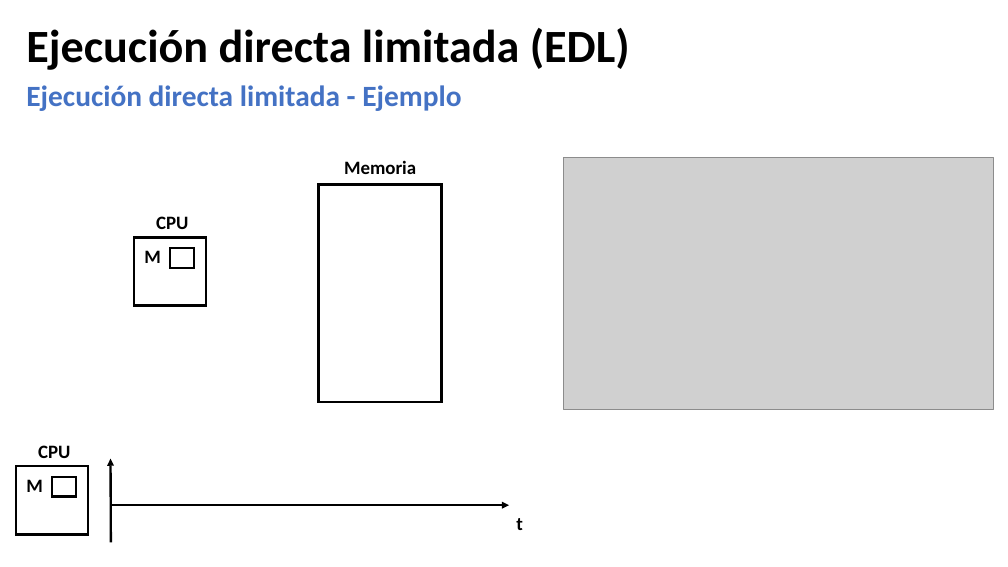
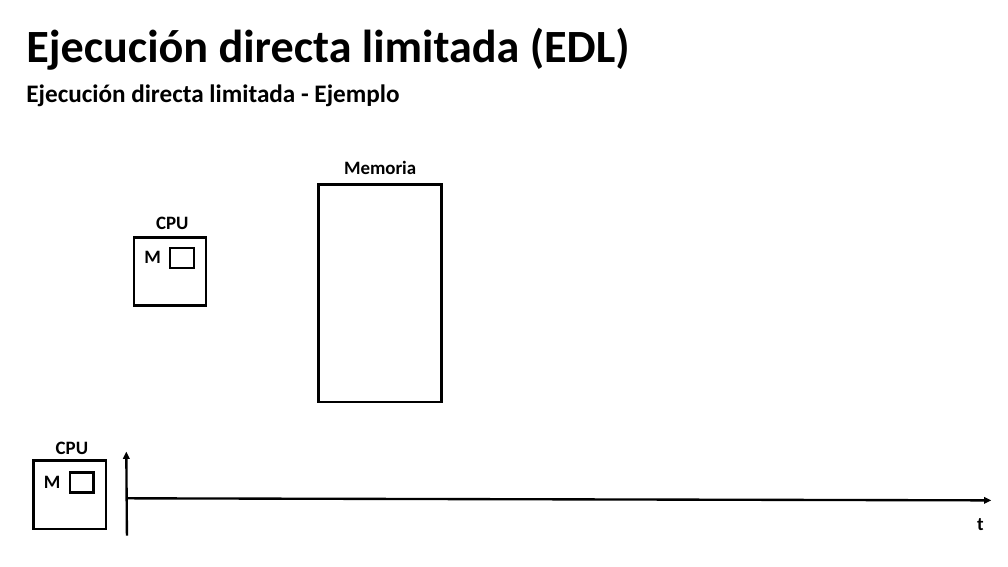
Before and after one commit to udea-so/apuntes_2026-2_SO-virtual, a slide deck: slide 32 of clase_04/SO_apuntes_clase4.pptx (slide 27 before the commit). Drawn at 1008x567 pixels with LibreOffice and Linux fonts; fonts in the diff are those of the drawing; grey boxes stand for pictures. Boxes give left, top, right and bottom in pixels: in the first picture for what was removed or moved away, otherwise in the second. Text is boxed around its words. In the diff, an @@ line names an element or a change of style, - is before the commit and + after.

```diff
--- a/clase_04/SO_apuntes_clase4.pptx
+++ b/clase_04/SO_apuntes_clase4.pptx
@@ text "Ejecución directa limitada - Ejemplo" at bbox=[26, 84, 399, 107]: size 28 to 24 pt, text colour #4472C4 to #000000 @@
@@ picture removed at bbox=[563, 158, 994, 410] @@
@@ 2 texts, 1 arrow, 1 rectangle: place and size @@
-2 texts, 1 arrow, 1 rectangle at bbox=[16, 445, 111, 542]
+2 texts, 1 arrow, 1 rectangle at bbox=[33, 441, 127, 535]
@@ rectangle: place and size @@
-rectangle at bbox=[52, 477, 76, 497]
+rectangle at bbox=[70, 473, 93, 492]
@@ arrow removed from (110, 505) to (509, 505) @@
@@ arrow added from (126, 498) to (991, 501), #000000 2.25 pt @@
@@ text "t": place and size @@
-text "t" at bbox=[516, 518, 523, 530]
+text "t" at bbox=[977, 518, 984, 530]
```
Also in this commit, not shown: 31 other slides changed, 10 slides added, 1 slide removed, 5 other files.
